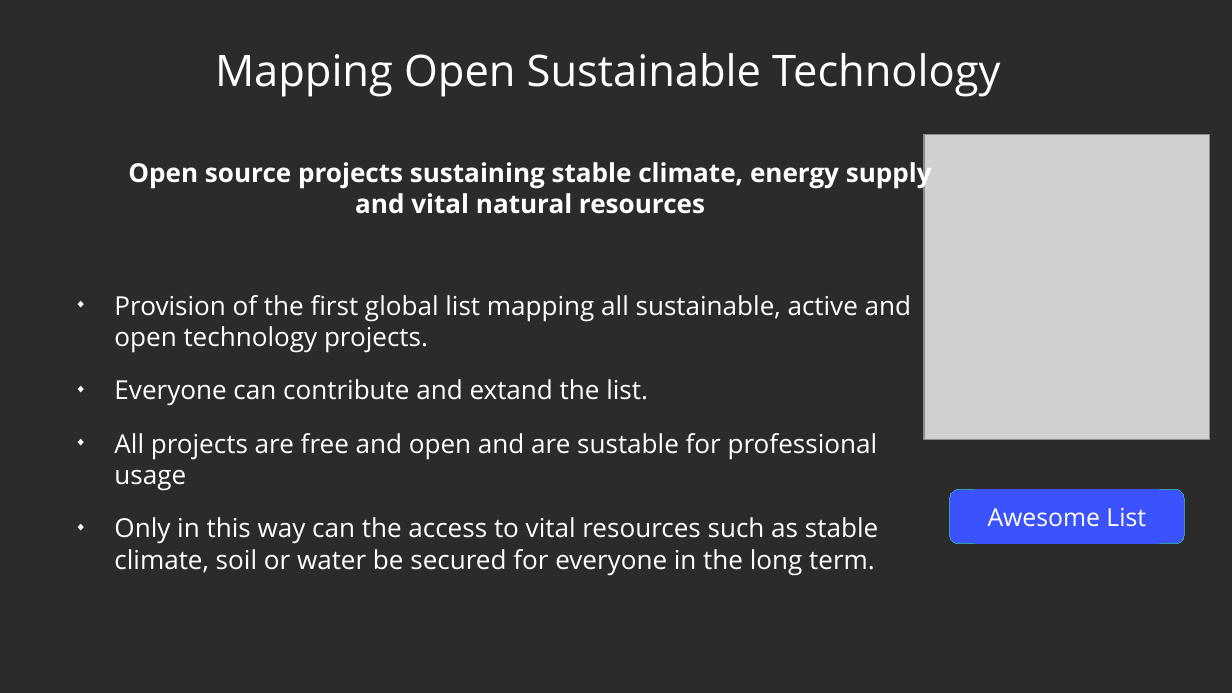
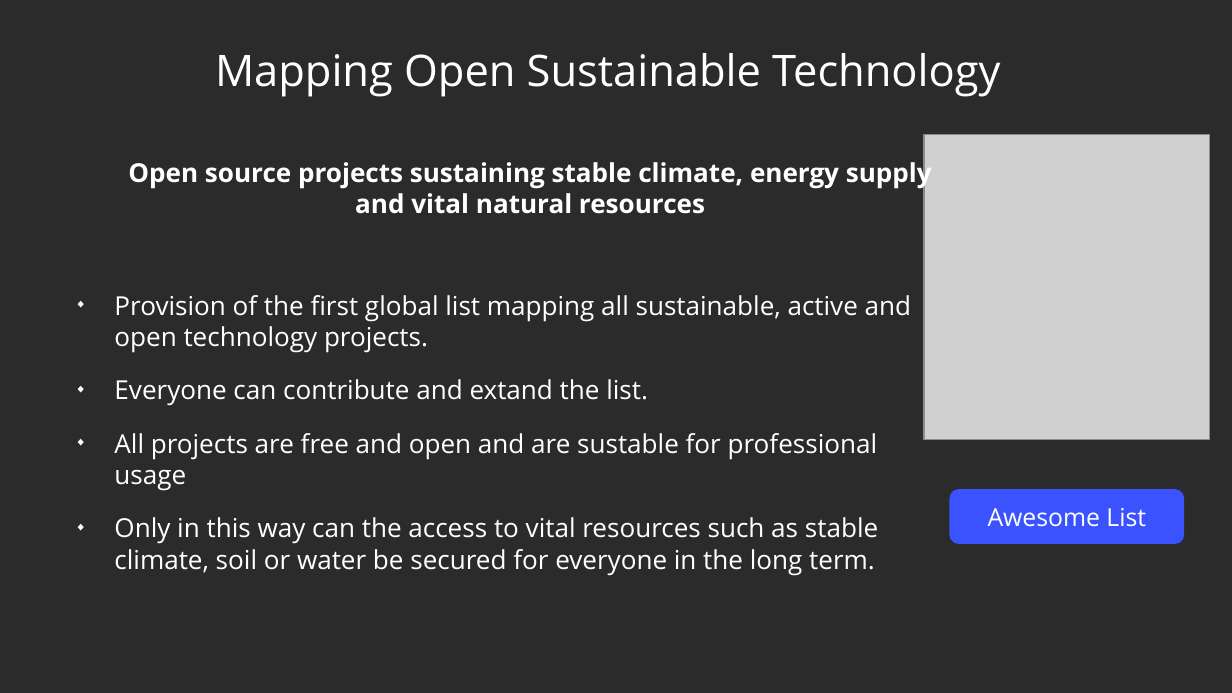
Before and after one commit to protontypes/documents, a slide deck: slide 7 of slides/2020-11-05_protontypes_GeneralSlides_R04.odp. Drawn at 1232x693 pixels with LibreOffice and Linux fonts; fonts in the diff are those of the drawing; grey boxes stand for pictures; background and template pictures are left out; a plain dark background stands for a picture behind light text. Boxes give left, top, right and bottom in pixels: in the first picture for what was removed or moved away, otherwise in the second. Text is boxed around its words. In the diff, an @@ line names an element or a change of style, - is before the commit and + after.

```diff
--- a/slides/2020-11-05_protontypes_GeneralSlides_R04.odp
+++ b/slides/2020-11-05_protontypes_GeneralSlides_R04.odp
@@ rounded rectangle at [950, 490, 1185, 544]: outline #349DA4 0 pt to none @@
```
Also in this commit, not shown: 3 other slides changed, 2 other files.
